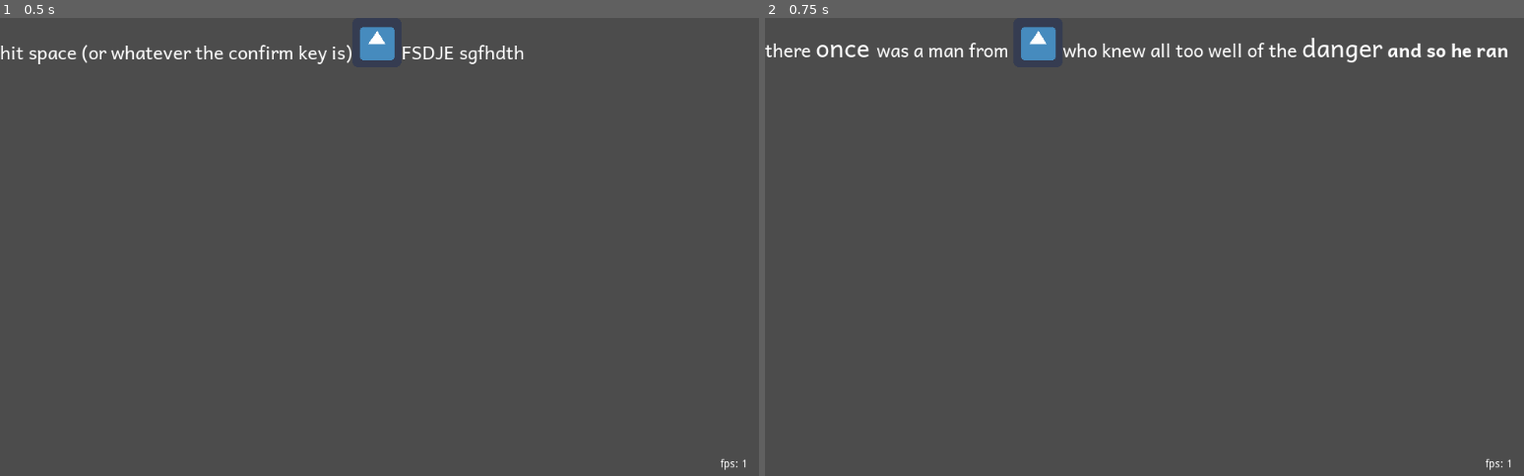
Above: before the commit, frames 1-2 (left to right).
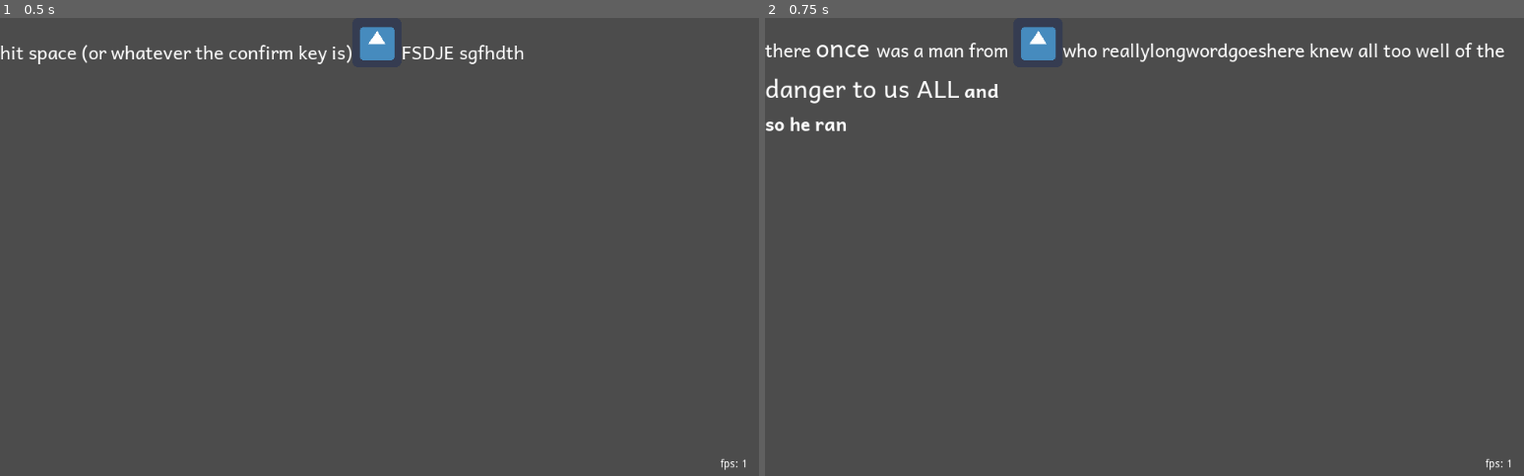
Above: after the commit, the same moments.

Repository: wareya/uitest
Game: Godot game, scene res://Document.tscn
The game is run twice, just before and just after one commit, with the same random seed, the same clock (stepped at 60 frames per second) and the same inputs. The engine's default icon, where the game draws it, is replaced by a stand-in: a white triangle on a blue panel in a dark square.
Inputs:
- Up to frame 1 (0.5 s): no input
- Up to frame 2 (0.75 s): tap Space at 0.5 s

Frame 1 is identical in both runs. In frame 2, 1.5% of the frame differs, in the area x 0-98%, y 4-25%.

Commit message:
block display mode, br tag

Diff:
--- a/Document.gd
+++ b/Document.gd
@@ -4,7 +4,7 @@
 
 var calculated_props = {
     "flow_dir": "h-lr",
-    "display": "block",
+    "display": "inline-block",
     "padding_left": 0,
     "padding_right": 0,
     "padding_top": 0,
@@ -44,7 +44,7 @@
 export var style = ""
 
 var markup = """
-there <span> once </span> was a man from <img src='res://icon.png'/> who knew all     too well of the <big>danger</big> <b> and so he ran </b>
+there <span> once </span> was a man from <img src='res://icon.png'/> who reallylongwordgoeshere knew all     too well of the <big>danger to us ALL</big> <b> and<br>so he ran </b>
 """
 
 var stylesheet = """
@@ -53,15 +53,21 @@
     font_size: 32;
 }
 big {
+    display: inline;
     font_size: 32;
 }
 b {
     display: inline;
     font_family: "res://font/Andika-Bold.ttf";
 }
+br {
+    display: block;
+}
 """
 
 var style_data = []
+
+var visible_characters : float = -1.0 # TODO implement
 
 const _inherited_props = ["font_family", "font_size"]
 func calculate_style(parent_props, style_data : Array, _font_cache):
@@ -249,12 +255,21 @@
             if doc_name != "root" and calculated_props.display == "inline":
                 continue
             #print("--test")
+            var new_row = false
+            var force_next_row_new = false
             if row.size() > 0 and (x_cursor + child_size.x > x_limit or child.size_flags_horizontal & SIZE_EXPAND):
+                new_row = true
+            if "calculated_props" in child and child.calculated_props.display == "block":
+                new_row = true
+                force_next_row_new = true
+            if new_row:
                 #print("--onto next row ", y_cursor, " ", y_cursor_next)
                 _reflow_row(row, y_cursor, y_cursor_next)
                 row = []
                 y_cursor = y_cursor_next
                 x_cursor = 0
+                if force_next_row_new:
+                    x_cursor = x_limit
 
             y_cursor_next = max(y_cursor_next, y_cursor + child_size.y)
 
--- a/DocumentHelpers.gd
+++ b/DocumentHelpers.gd
@@ -185,8 +185,9 @@
                 var name = xml.get_node_name()
                 node.name = name
                 current.children.push_back(node)
-                stack.push_back(current)
-                current = node
+                if name != "br": # special case
+                    stack.push_back(current)
+                    current = node
             XMLParser.NODE_ELEMENT_END:
                 var name = xml.get_node_name()
                 if name == "" or name == current.name:
